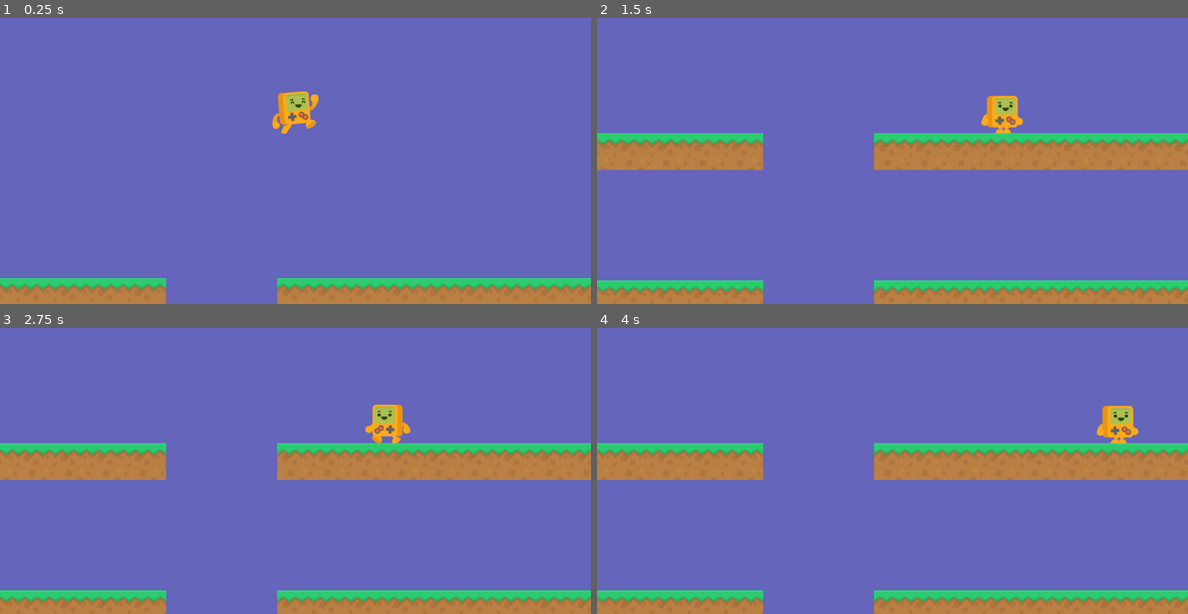
Above: before the commit, frames 1-4 (two rows, left to right).
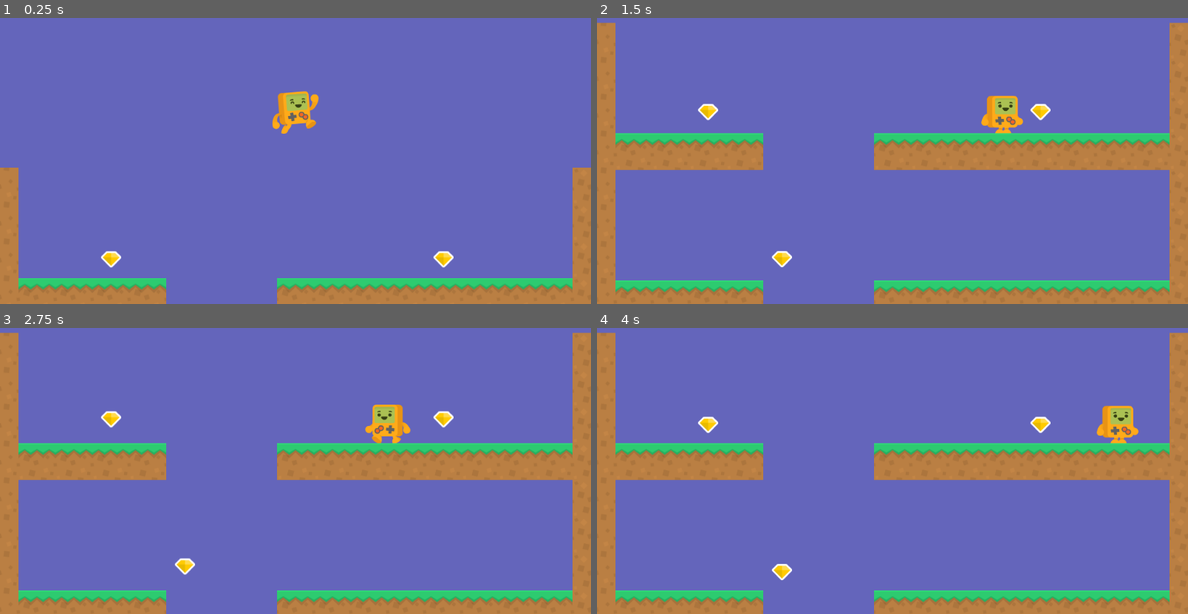
Above: after the commit, the same moments.

Repository: CloneDeath/DiamondFall
Game: Godot game, scene res://Main.tscn
Two runs of this game, one before a commit and one after it. Both use one fixed random seed, a clock stepped at 60 frames per second and the inputs below.
Inputs:
- Up to frame 1 (0.25 s): no input
- Up to frame 2 (1.5 s): hold Right (ui_right) from 0.53 s (still down)
- Up to frame 3 (2.75 s): release Right (ui_right) at 2.03 s; hold Left (ui_left) from 2.03 s (still down)
- Up to frame 4 (4 s): release Left (ui_left) at 2.78 s; hold Right (ui_right) from 2.78 s (still down)

The runs differ from the first frame. In frame 1, 2.9% of the frame differs, in the area x 0-100%, y 52-96%; in frame 2, 5.7%; in frame 3, 5.7%, in the area x 0-100%, y 1-96%; in frame 4, 5.7%.

Commit message:
Added gems and music to the game. Added walls to prevent you from falling off the sides.

Diff:
--- /dev/null
+++ b/Diamond/Diamond.gd
@@ -0,0 +1,4 @@
+extends Node2D
+
+func _ready():
+	$AnimationPlayer.play("idle");
--- /dev/null
+++ b/Diamond/Diamond.tscn
@@ -0,0 +1,70 @@
+[gd_scene load_steps=5 format=2]
+
+[ext_resource path="res://Diamond/Diamond.gd" type="Script" id=1]
+[ext_resource path="res://Diamond/platformPack_item008.png" type="Texture" id=2]
+
+[sub_resource type="RectangleShape2D" id=3]
+
+custom_solver_bias = 0.0
+extents = Vector2( 13, 13 )
+
+[sub_resource type="Animation" id=2]
+
+length = 2.0
+loop = true
+step = 0.1
+tracks/0/type = "value"
+tracks/0/path = NodePath("Sprite:position")
+tracks/0/interp = 1
+tracks/0/loop_wrap = true
+tracks/0/imported = false
+tracks/0/enabled = true
+tracks/0/keys = {
+"times": PoolRealArray( 0, 1, 2 ),
+"transitions": PoolRealArray( -4, -4, 1 ),
+"update": 0,
+"values": [ Vector2( 0, 0 ), Vector2( 0, -10 ), Vector2( 0, 0 ) ]
+}
+
+[node name="Diamond" type="Node2D" index="0"]
+
+script = ExtResource( 1 )
+_sections_unfolded = [ "Transform" ]
+__meta__ = {
+"_edit_group_": true
+}
+
+[node name="Sprite" type="Sprite" parent="." index="0"]
+
+position = Vector2( 0, -1.4808 )
+texture = ExtResource( 2 )
+_sections_unfolded = [ "Transform" ]
+
+[node name="Area2D" type="Area2D" parent="Sprite" index="0"]
+
+position = Vector2( 0, -2.5 )
+rotation = 0.785398
+input_pickable = true
+gravity_vec = Vector2( 0, 1 )
+gravity = 98.0
+linear_damp = 0.1
+angular_damp = 1.0
+audio_bus_override = false
+audio_bus_name = "Master"
+_sections_unfolded = [ "Transform" ]
+
+[node name="CollisionShape2D" type="CollisionShape2D" parent="Sprite/Area2D" index="0"]
+
+shape = SubResource( 3 )
+_sections_unfolded = [ "Transform" ]
+
+[node name="AnimationPlayer" type="AnimationPlayer" parent="." index="1"]
+
+root_node = NodePath("..")
+autoplay = ""
+playback_process_mode = 1
+playback_default_blend_time = 0.0
+playback_speed = 1.0
+anims/idle = SubResource( 2 )
+blend_times = [  ]
+_sections_unfolded = [ "Playback Options" ]
--- a/Main.tscn
+++ b/Main.tscn
@@ -1,7 +1,9 @@
-[gd_scene load_steps=3 format=2]
+[gd_scene load_steps=5 format=2]
 
 [ext_resource path="res://Hero/Hero.tscn" type="PackedScene" id=1]
 [ext_resource path="res://Tile/RandomFloor.tscn" type="PackedScene" id=2]
+[ext_resource path="res://Diamond/Diamond.tscn" type="PackedScene" id=3]
+[ext_resource path="res://Game_Music_01.wav" type="AudioStream" id=4]
 
 [node name="Node" type="Node" index="0"]
 
@@ -72,3 +74,44 @@
 [node name="SingleHoleFloor9" parent="." index="9" instance=ExtResource( 2 )]
 
 position = Vector2( 0, 2624 )
+
+[node name="Diamond" parent="." index="10" instance=ExtResource( 3 )]
+
+position = Vector2( 192, 512 )
+
+[node name="Diamond2" parent="." index="11" instance=ExtResource( 3 )]
+
+position = Vector2( 768, 512 )
+
+[node name="Diamond3" parent="." index="12" instance=ExtResource( 3 )]
+
+position = Vector2( 320, 768 )
+
+[node name="Diamond4" parent="." index="13" instance=ExtResource( 3 )]
+
+position = Vector2( 512, 1024 )
+
+[node name="Diamond5" parent="." index="14" instance=ExtResource( 3 )]
+
+position = Vector2( 320, 1280 )
+
+[node name="Diamond6" parent="." index="15" instance=ExtResource( 3 )]
+
+position = Vector2( 768, 1280 )
+
+[node name="Diamond7" parent="." index="16" instance=ExtResource( 3 )]
+
+position = Vector2( 512, 1536 )
+
+[node name="Diamond8" parent="." index="17" instance=ExtResource( 3 )]
+
+position = Vector2( 320, 1792 )
+
+[node name="AudioStreamPlayer" type="AudioStreamPlayer" parent="." index="18"]
+
+stream = ExtResource( 4 )
+volume_db = 0.0
+pitch_scale = 1.0
+autoplay = true
+mix_target = 0
+bus = "Master"
--- a/Tile/RandomFloor.tscn
+++ b/Tile/RandomFloor.tscn
@@ -1,7 +1,9 @@
-[gd_scene load_steps=3 format=2]
+[gd_scene load_steps=5 format=2]
 
 [ext_resource path="res://Tile/RandomFloor.gd" type="Script" id=1]
 [ext_resource path="res://Tile/Ground.tscn" type="PackedScene" id=2]
+[ext_resource path="res://Tile/platformPack_tile004.png" type="Texture" id=3]
+[ext_resource path="res://Tile/Wall.tscn" type="PackedScene" id=4]
 
 [node name="RandomFloor" type="Node2D" index="0"]
 
@@ -10,7 +12,12 @@
 
 [node name="Ground0" parent="." index="0" instance=ExtResource( 2 )]
 
+editor/display_folded = true
 _sections_unfolded = [ "Transform", "Z Index" ]
+
+[node name="Sprite" parent="Ground0" index="0"]
+
+texture = ExtResource( 3 )
 
 [node name="Ground1" parent="." index="1" instance=ExtResource( 2 )]
 
@@ -77,4 +84,41 @@
 
 [node name="Ground16" parent="." index="16" instance=ExtResource( 2 )]
 
+editor/display_folded = true
 position = Vector2( 1024, 0 )
+
+[node name="Sprite" parent="Ground16" index="0"]
+
+texture = ExtResource( 3 )
+
+[node name="Walls" type="Node2D" parent="." index="17"]
+
+editor/display_folded = true
+
+[node name="Wall" parent="Walls" index="0" instance=ExtResource( 4 )]
+
+position = Vector2( 0, -64 )
+
+[node name="Wall2" parent="Walls" index="1" instance=ExtResource( 4 )]
+
+position = Vector2( 0, -128 )
+
+[node name="Wall3" parent="Walls" index="2" instance=ExtResource( 4 )]
+
+position = Vector2( 0, -192 )
+
+[node name="Wall4" parent="Walls" index="3" instance=ExtResource( 4 )]
+
+position = Vector2( 1024, -64 )
+
+[node name="Wall5" parent="Walls" index="4" instance=ExtResource( 4 )]
+
+position = Vector2( 1024, -128 )
+
+[node name="Wall6" parent="Walls" index="5" instance=ExtResource( 4 )]
+
+position = Vector2( 1024, -192 )
+
+
+[editable path="Ground0"]
+[editable path="Ground16"]
Binary file added: Diamond/platformPack_item008.png
Not shown, added: Diamond/platformPack_item008.png.import
Not shown, added: Game_Music_01.wav.import
Binary file changed: icon.png
Not shown, added: Game_Music_01.wav
Not shown, changed: readme.md
